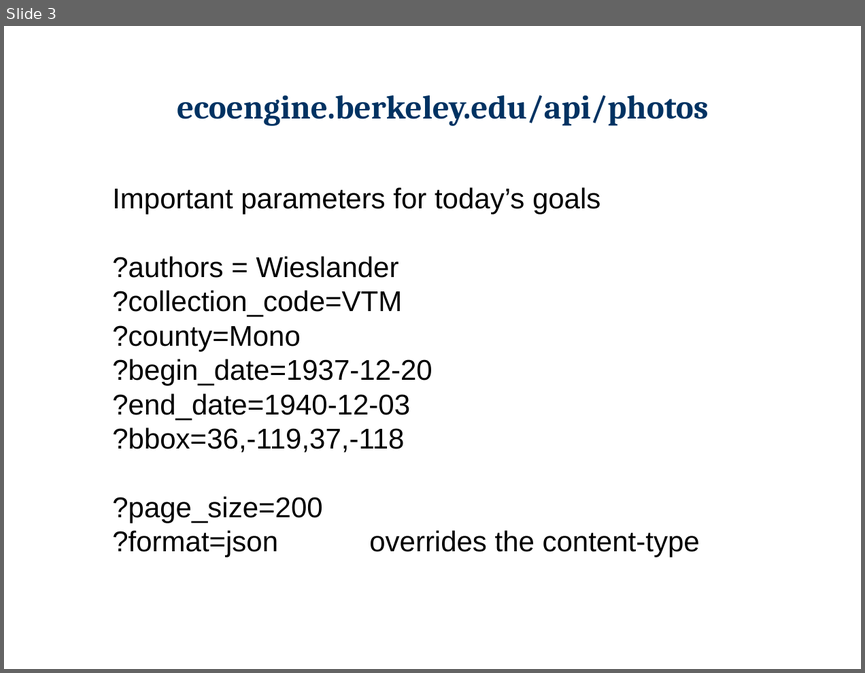
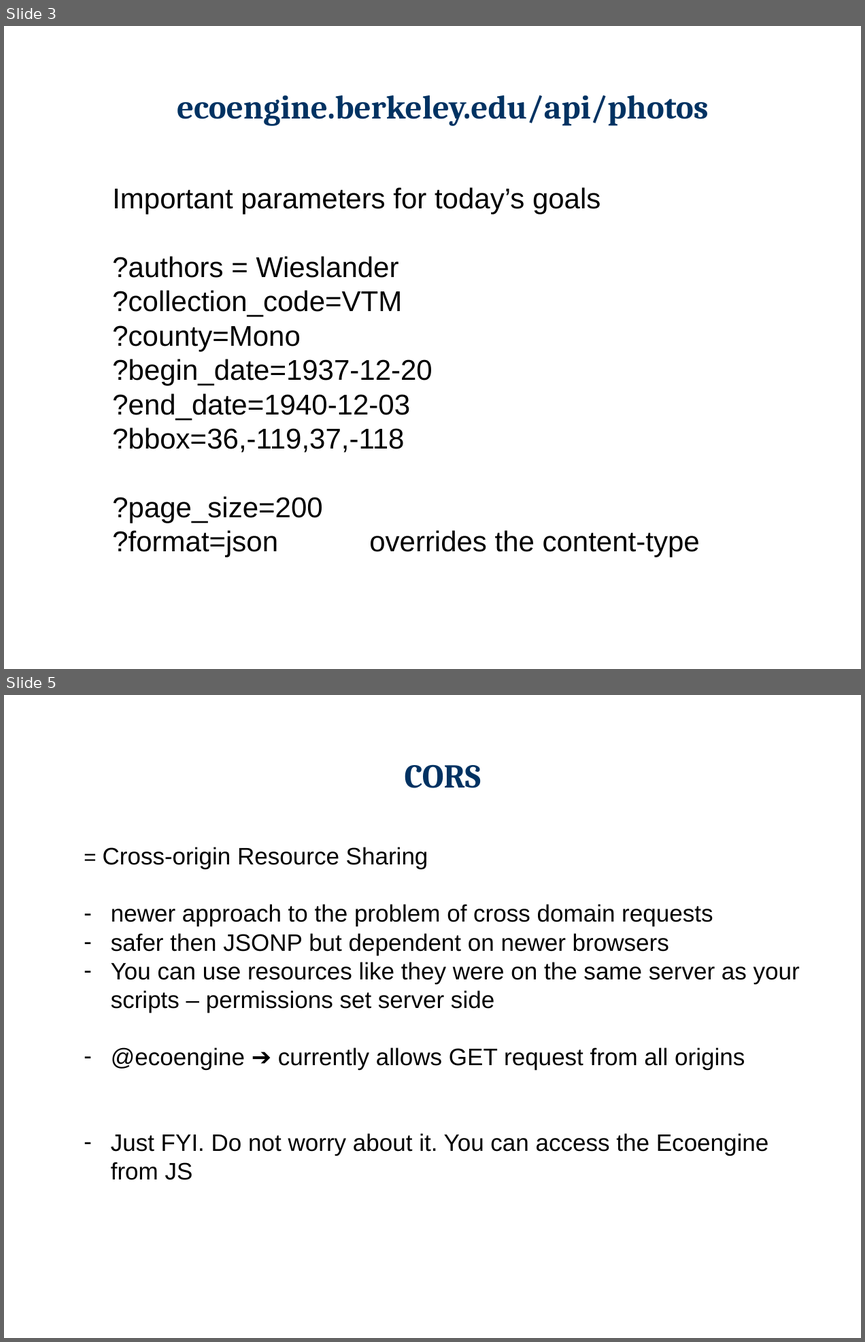
Before and after one commit to berkeley-gif/reshoot, a slide deck: docs/VTM_Photo_rehoot_Falk.pptx. Shown one above the other, each under a label of ours: slide 3 before the commit, slides 3 and 5 after it; the slides between them are not shown. The pictures are 865x673 and 865x1342 pixels, drawn with LibreOffice and Linux fonts; fonts in the diff are those of the drawing; background and template pictures are left out. Boxes give left, top, right and bottom in pixels: in the first picture for what was removed or moved away, otherwise in the second. Text is boxed around its words. In the diff, an @@ line names an element or a change of style, - is before the commit and + after.

```diff
--- a/docs/VTM_Photo_rehoot_Falk.pptx
+++ b/docs/VTM_Photo_rehoot_Falk.pptx
@@ slide 5 added at <box>4,695,861,1338</box>, background #FFFFFF @@
@@ title added at <box>405,764,481,788</box>, 28 pt, text #003262, bold @@
+CORS
@@ text added at <box>103,847,800,1180</box>, 20 pt, text #000000 @@
+= Cross-origin Resource Sharing
+– newer approach to the problem of cross domain requests
+– safer then JSONP but dependent on newer browsers
+– You can use resources like they were on the same server as your scripts – permissions set server side
+– @ecoengine ➔ currently allows GET request from all origins
+– Just FYI. Do not worry about it. You can access the Ecoengine from JS
```
Also in this commit, not shown: 3 slides changed, 3 other slides added, 3 slides removed.
